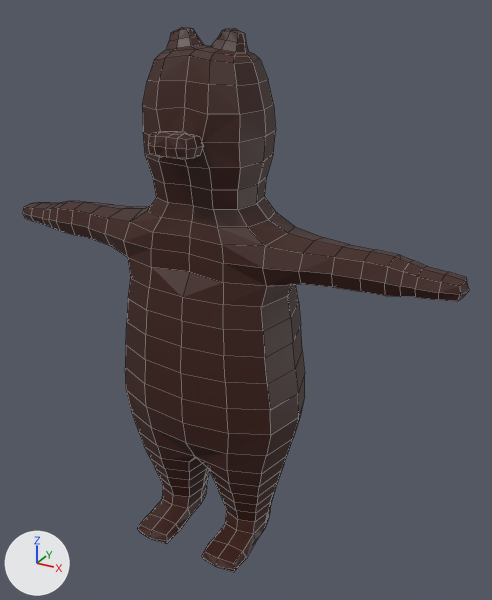
A saved change to the Blender file player/player_meshes/bear.blend.
Rendered twice from a 50 mm lens placed at (6.65, -10.72, 10.91), pointed at (0.72, 0.07, 5.51). The lights are fixed; the arrows at lower left show +X, +Y and +Z. Mesh edges are drawn as thin lines.
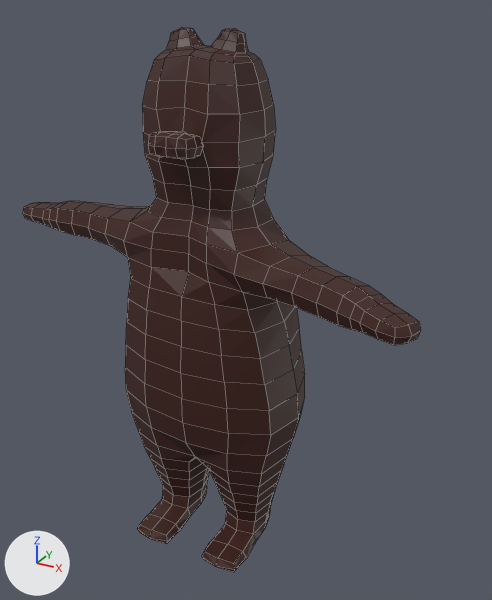
Commit message: Add bear to game

Where the change shows, as pixel boxes (x1, y1, x2, y2) in the pictures (492 x 600 px; the box of a moved part takes in the faces that stretch with it):
```json
{"object": "Cube", "change": "reshaped", "before": [23, 27, 469, 572], "after": [23, 27, 421, 572], "on screen": "11% narrower"}
{"part": 1, "of": "me_cube_001", "change": "moved or reshaped", "before": [146, 105, 469, 435], "after": [146, 105, 421, 435]}
```

Scene script edits in JSON lines:
```json
{"block": "me_cube_001", "where": "# used by ob_cube; location = (0.0, 0.0, 0.0)"}
{"op": "remove", "block": "me_cube_001", "code": "me_cube_001.from_pydata(...)  # 643 vertices, 664 faces; spans x -4.9..4.9, y -1.51..1.03, z -0.12..10.48"}
{"op": "add", "block": "me_cube_001", "code": "me_cube_001.from_pydata(...)  # 643 vertices, 664 faces; spans x -4.9..4.56, y -2.0..1.03, z -0.12..10.48"}
{"block": "me_cube_001", "change": "me_cube_001 part 1: 135 of 643 vertices moved; they spanned x -0.61..4.9, y -1.14..0.99, z 3.77..8.75 and now span x -0.6..4.56, y -2.0..0.96, z 3.77..8.74; mean shift (-0.13, -0.68, -0.07); largest move (4.9, 0.03, 6.58) -> (4.5, -1.84, 6.47)"}
```
